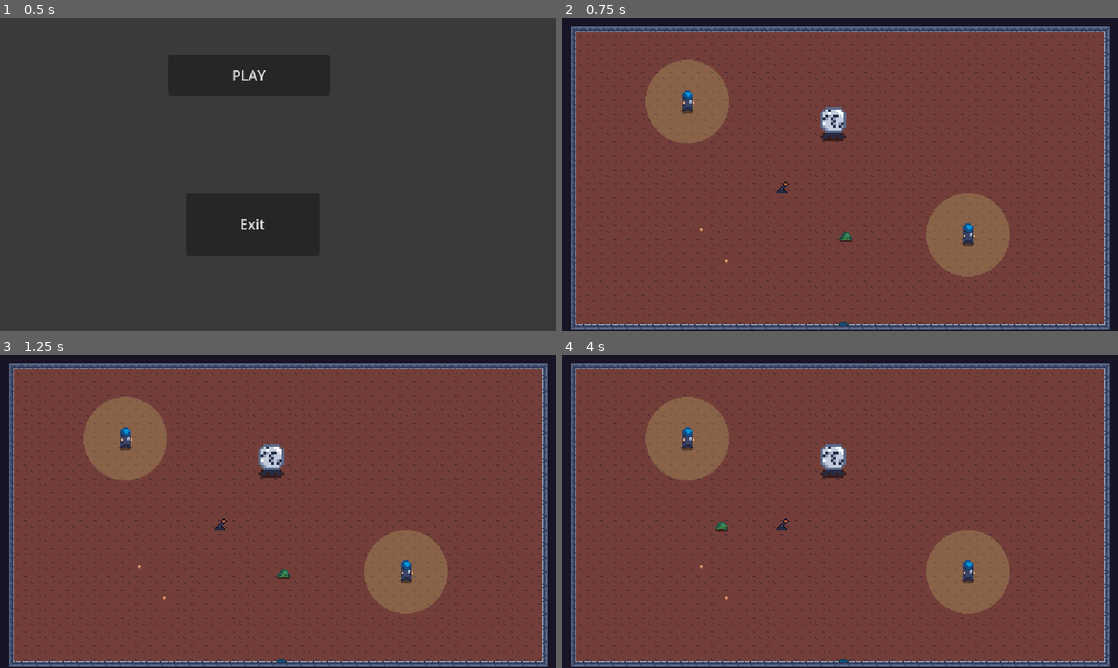
Above: before the commit, frames 1-4 (two rows, left to right).
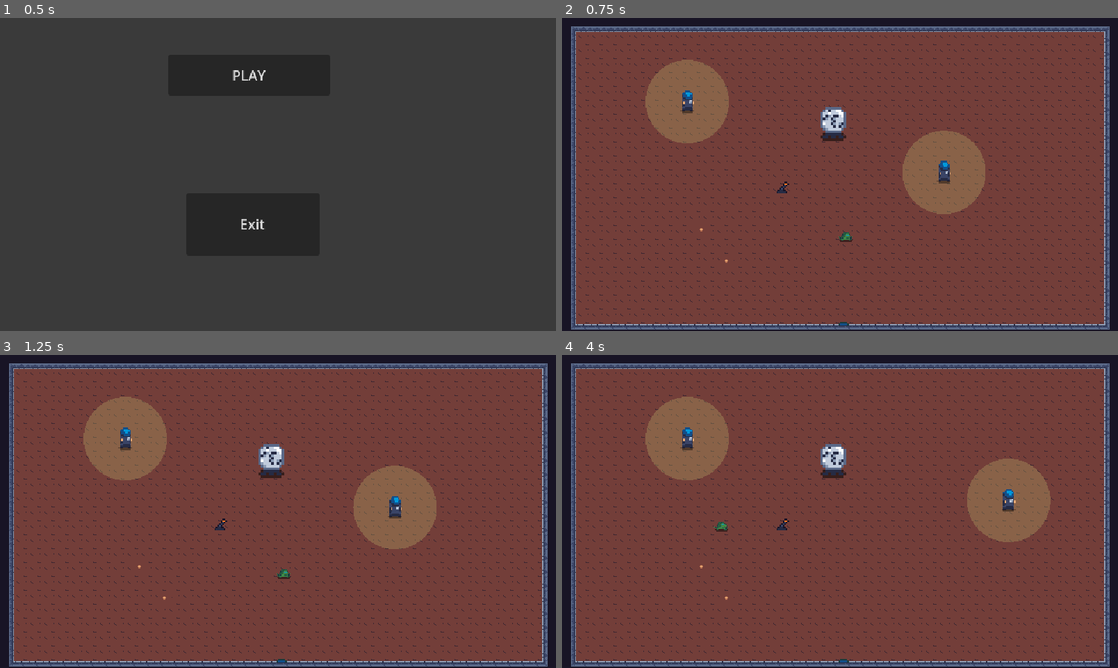
Above: after the commit, the same moments.

Repository: Arssin/ParasiteJam
Game: Godot game, scene res://scenes/main_scene.tscn
Same seed, same stepped clock (60 frames per second), same inputs: the game is played once before the commit and once after it.
Inputs (mouse positions are in pixels of both pictures, inside the frame that each line leads up to):
- Up to frame 1 (0.5 s): no input
- Up to frame 2 (0.75 s): click "PLAY" at 0.5 s
- Up to frame 3 (1.25 s): no input
- Up to frame 4 (4 s): click "PLAY" at 1.25 s; move the mouse to (962, 495) at 2.02 s; hold D (move_right) 2.03-2.78 s; tap F (interact) at 2.1, 3.6 s; move the mouse to (728, 527) at 2.77 s; hold Down (move_down) 2.78-3.53 s; click (728, 527) at 2.85 s; move the mouse to (895, 442) at 3.52 s; hold D (move_right) from 3.53 s (still down)

Frame 1 is identical in both runs. In frame 2, 5.6% of the frame differs, in the area x 61-81%, y 36-83%; in frame 3, 5.5%; in frame 4, 6.3%, in the area x 65-88%, y 33-83%.
Error before the commit: Invalid assignment of property or key 'rotation' with value of type 'float' on a base object of type 'null instance'. (res://characters/marines.gd:40)

Commit message:
marines changes

Diff:
--- a/characters/marines.gd
+++ b/characters/marines.gd
@@ -36,12 +36,9 @@
 	pass
 
 func _physics_process(delta: float) -> void:
-	if is_rotating:
-		%VisionCone2D.rotation = rot_start + sin(Time.get_ticks_msec()/1000. * rotation_speed) * deg_to_rad(rotation_angle/2.)
 	if move_on_path && !chase_player && !isNpcControlled && !isReturning:
 		move_on_path.progress += movement_speed
 		global_position = move_on_path.position
-		#rotation = move_on_path.rotation
 
 	if isReturning:
 		var distance_to_return = global_position.distance_to(positionToReturn)
--- a/characters/marines.tscn
+++ b/characters/marines.tscn
@@ -6,6 +6,9 @@
 [sub_resource type="CapsuleShape2D" id="CapsuleShape2D_hm8pv"]
 radius = 5.0
 height = 16.0
+
+[sub_resource type="CircleShape2D" id="CircleShape2D_78ev6"]
+radius = 48.0
 
 [node name="Marines" type="CharacterBody2D" node_paths=PackedStringArray("vision_renderer")]
 light_mask = 0
@@ -30,4 +33,10 @@
 [node name="mind_control" type="Timer" parent="."]
 wait_time = 5.0
 
+[node name="area" type="Area2D" parent="."]
+scale = Vector2(0.625, 0.625)
+
+[node name="CollisionShape2D" type="CollisionShape2D" parent="area"]
+shape = SubResource("CircleShape2D_78ev6")
+
 [connection signal="timeout" from="mind_control" to="." method="_on_mind_control_timeout"]
Not shown: 1 places in characters/marines.tscn that only renumber resources
